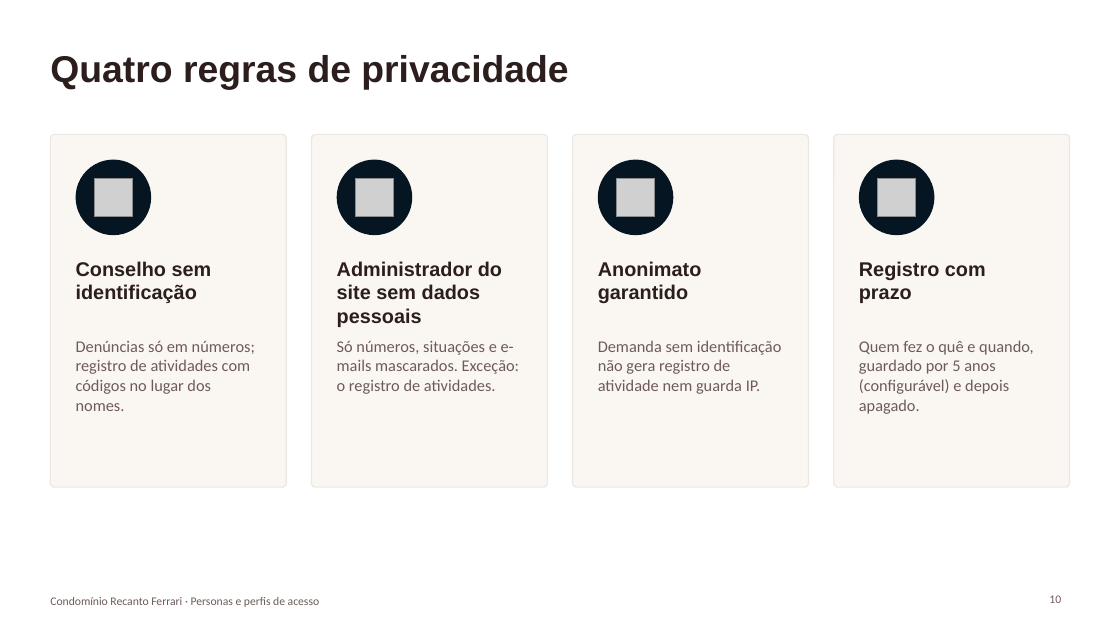
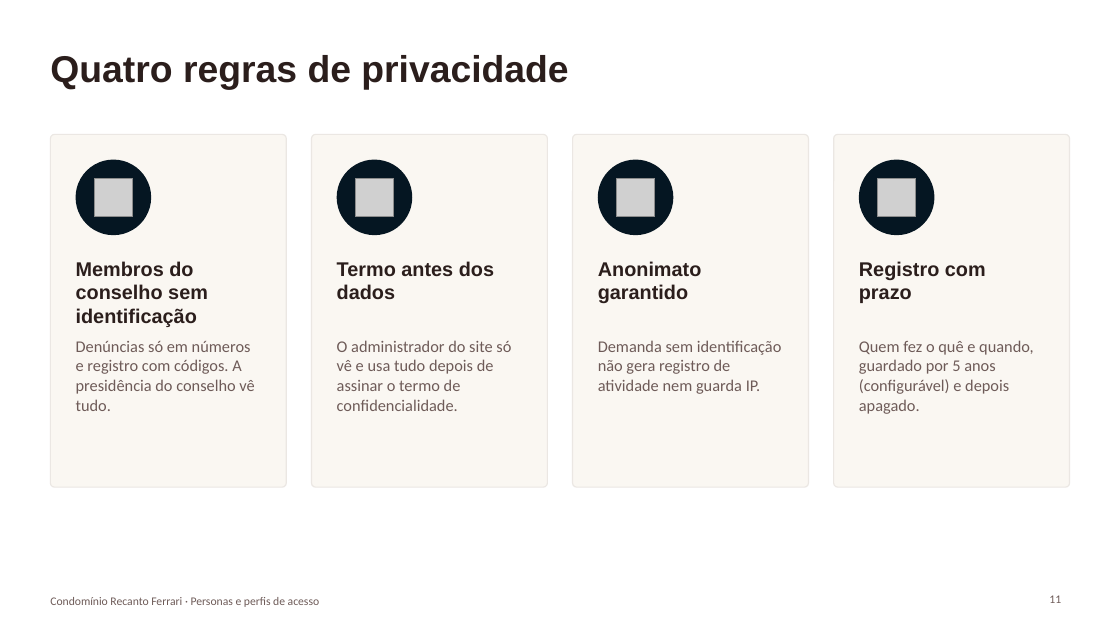
Before and after one commit to paulamuhlbach/recantoferrari, a slide deck: slide 11 of apresentacoes/Personas-e-perfis-de-acesso.pptx (slide 10 before the commit). Drawn at 1120x630 pixels with LibreOffice and Linux fonts; fonts in the diff are those of the drawing; grey boxes stand for pictures. Boxes give left, top, right and bottom in pixels: in the first picture for what was removed or moved away, otherwise in the second. Text is boxed around its words. In the diff, an @@ line names an element or a change of style, - is before the commit and + after.

```diff
--- a/apresentacoes/Personas-e-perfis-de-acesso.pptx
+++ b/apresentacoes/Personas-e-perfis-de-acesso.pptx
@@ text at [76,261,208,327]: text changed @@
-Conselho sem identificação
+Membros do conselho sem identificação
@@ text at [337,261,494,299]: text changed @@
-Administrador do site sem dados pessoais
+Termo antes dos dados
@@ text at [76,341,254,411]: text changed @@
-Denúncias só em números; registro de atividades com códigos no lugar dos nomes.
+Denúncias só em números e registro com códigos. A presidência do conselho vê tudo.
@@ text at [337,340,511,411]: text changed @@
-Só números, situações e e-mails mascarados. Exceção: o registro de atividades.
+O administrador do site só vê e usa tudo depois de assinar o termo de confidencialidade.
@@ page number at [1049,595,1061,603]: text changed @@
-10
+11
```
Also in this commit, not shown: 8 other slides changed, 1 slide added, 4 other files.
